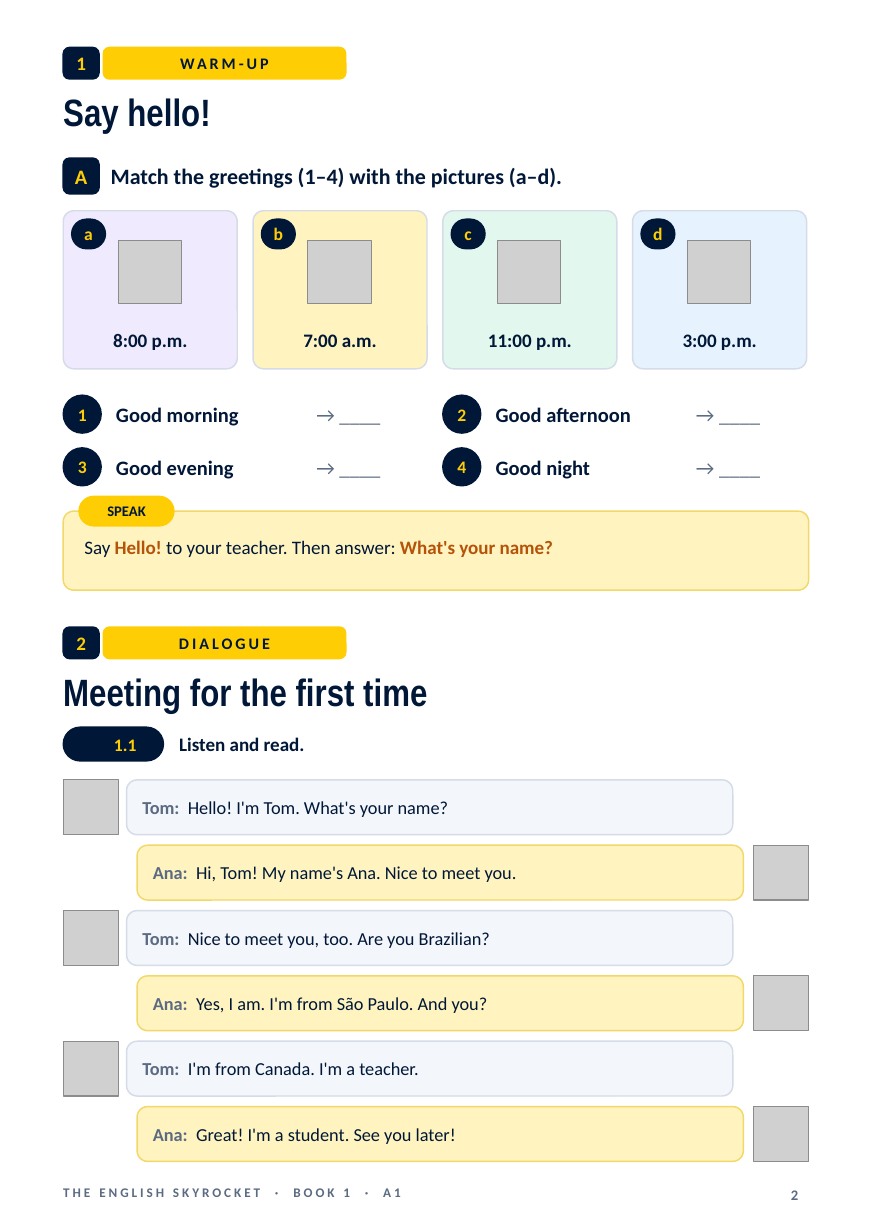
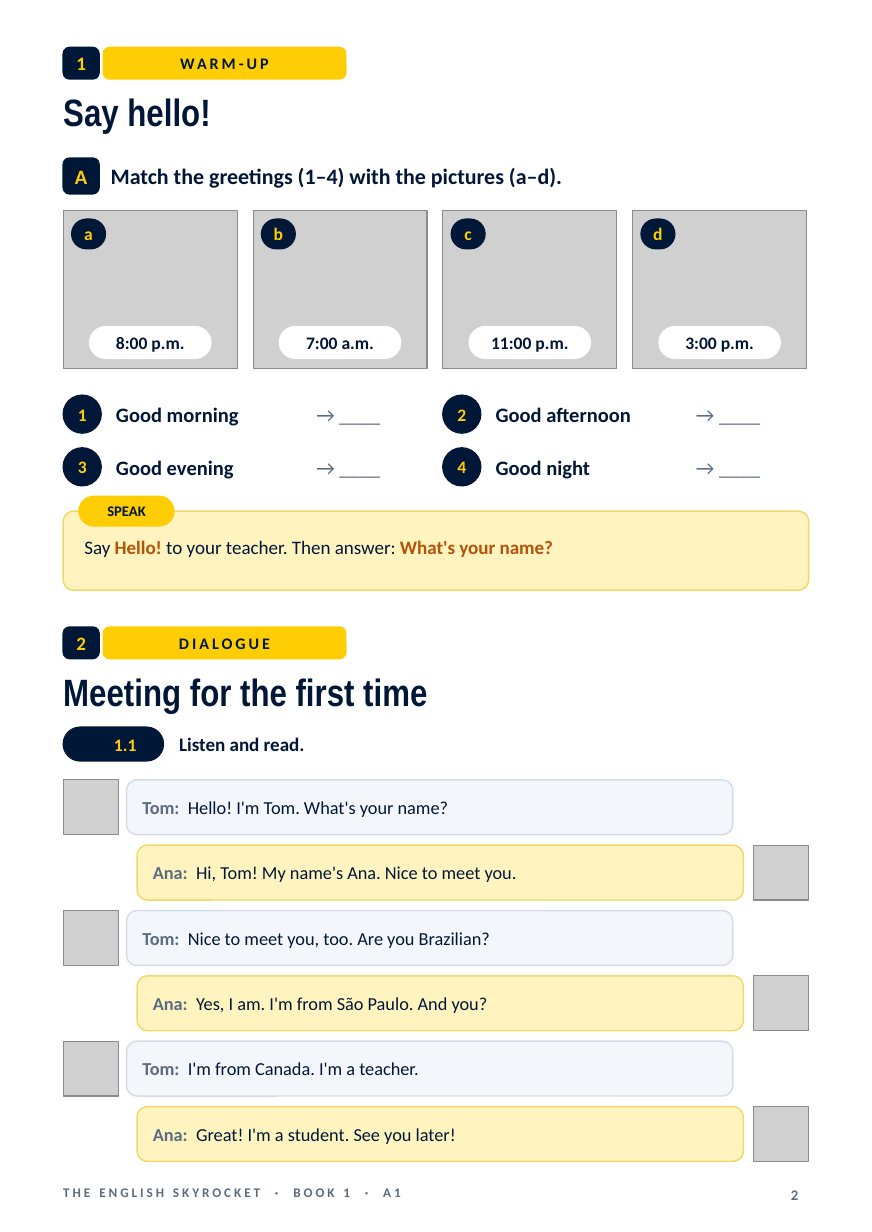
Before and after one commit to raulpivoto/MasterEnglishTeaching, a slide deck: slide 2 of curso-ingles/book1/Book1_Unit01_A4.pptx. Drawn at 872x1232 pixels with LibreOffice and Linux fonts; fonts in the diff are those of the drawing; grey boxes stand for pictures; background and template pictures are left out. Boxes give left, top, right and bottom in pixels: in the first picture for what was removed or moved away, otherwise in the second. Text is boxed around its words. In the diff, an @@ line names an element or a change of style, - is before the commit and + after.

```diff
--- a/curso-ingles/book1/Book1_Unit01_A4.pptx
+++ b/curso-ingles/book1/Book1_Unit01_A4.pptx
@@ picture added at (63, 211, 237, 369) @@
@@ picture added at (253, 211, 427, 369) @@
@@ picture added at (443, 211, 617, 369) @@
@@ picture added at (633, 211, 807, 369) @@
@@ picture removed at (118, 240, 181, 304) @@
@@ picture removed at (308, 240, 371, 304) @@
@@ picture removed at (498, 240, 561, 304) @@
@@ picture removed at (687, 240, 751, 304) @@
@@ rounded rectangle: place and size @@
-rounded rectangle at (63, 211, 237, 369)
+rounded rectangle at (90, 327, 211, 359)
@@ rounded rectangle at (90, 327, 211, 359): fill #EFEAFE to #FFFFFF; outline #D5DCE8 1 pt to #FFFFFF 1 pt; proportions changed @@
@@ rounded rectangle: place and size @@
-rounded rectangle at (253, 211, 427, 369)
+rounded rectangle at (279, 327, 401, 359)
@@ rounded rectangle at (279, 327, 401, 359): fill #FFF4BF to #FFFFFF; outline #D5DCE8 1 pt to #FFFFFF 1 pt; proportions changed @@
@@ size 13 to 12 pt in 4 elements at (116, 337, 184, 352), (685, 337, 754, 352), (306, 337, 374, 349), (491, 337, 568, 352) @@
@@ rounded rectangle: place and size @@
-rounded rectangle at (443, 211, 617, 369)
+rounded rectangle at (469, 327, 590, 359)
@@ rounded rectangle at (469, 327, 590, 359): fill #E2F7EE to #FFFFFF; outline #D5DCE8 1 pt to #FFFFFF 1 pt; proportions changed @@
@@ rounded rectangle: place and size @@
-rounded rectangle at (633, 211, 807, 369)
+rounded rectangle at (659, 327, 780, 359)
@@ rounded rectangle at (659, 327, 780, 359): fill #E6F3FF to #FFFFFF; outline #D5DCE8 1 pt to #FFFFFF 1 pt; proportions changed @@
```
Also in this commit, not shown: 1 other slide changed, 1 slide added, 18 other files.
